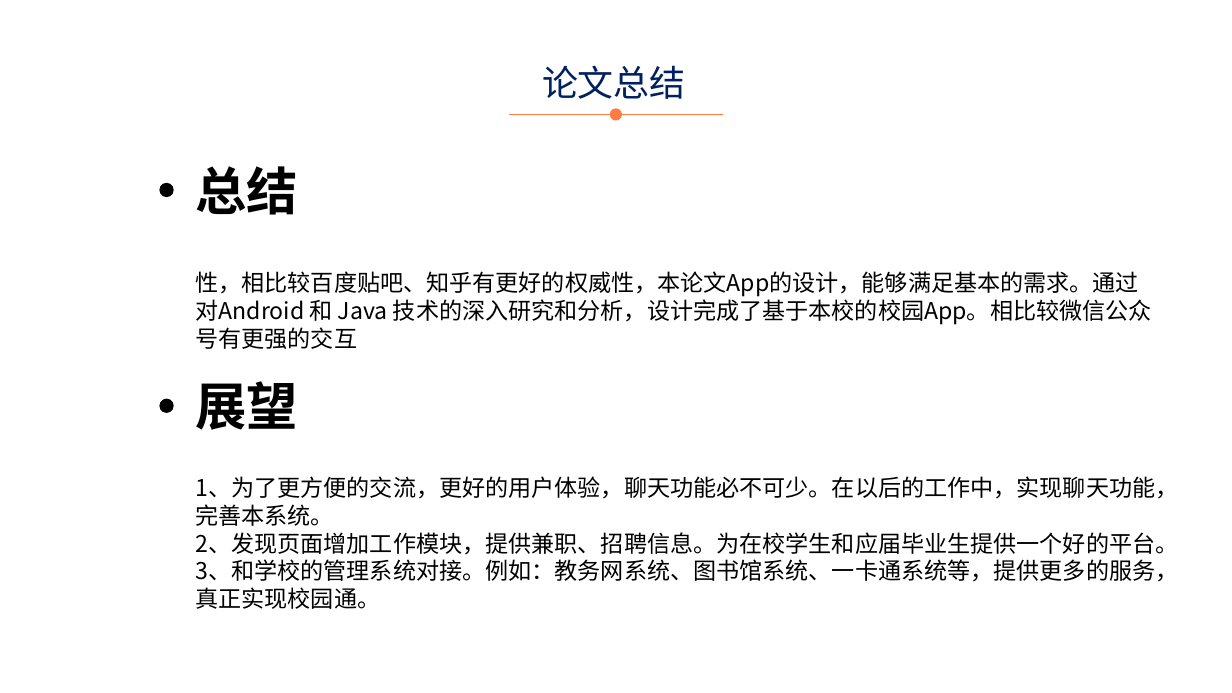
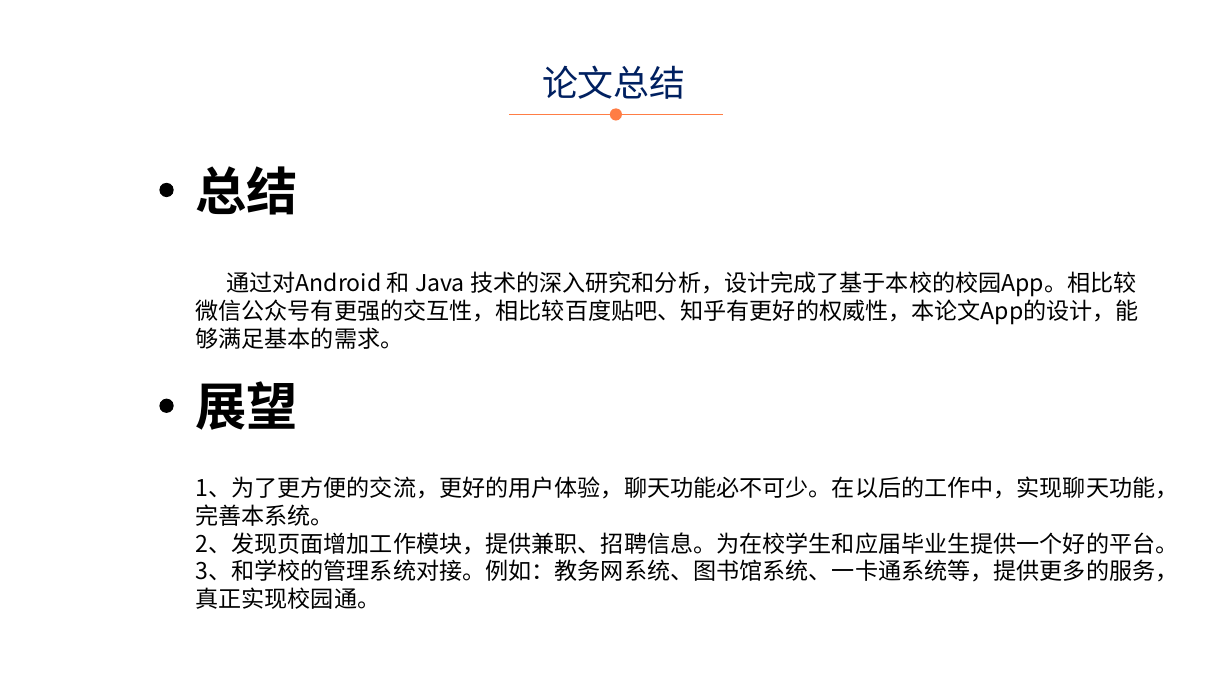
Before and after one commit to yangyang5214/Super, a slide deck: slide 15 of src/main/resources/word/毕业论文/20134091122.pptx. Drawn at 1232x693 pixels with LibreOffice and Linux fonts; fonts in the diff are those of the drawing. Boxes give left, top, right and bottom in pixels: in the first picture for what was removed or moved away, otherwise in the second. Text is boxed around its words. In the diff, an @@ line names an element or a change of style, - is before the commit and + after.

Commit message:
论文

```diff
--- a/src/main/resources/word/毕业论文/20134091122.pptx
+++ b/src/main/resources/word/毕业论文/20134091122.pptx
@@ text at bbox=[195, 271, 1139, 349]: text changed @@
-性，相比较百度贴吧、知乎有更好的权威性，本论文App的设计，能够满足基本的需求。通过对Android 和 Java 技术的深入研究和分析，设计完成了基于本校的校园App。相比较微信公众号有更强的交互
+通过对Android 和 Java 技术的深入研究和分析，设计完成了基于本校的校园App。相比较微信公众号有更强的交互性，相比较百度贴吧、知乎有更好的权威性，本论文App的设计，能够满足基本的需求。
```
Also in this commit, not shown: 1 other slide changed, 1 other file.
